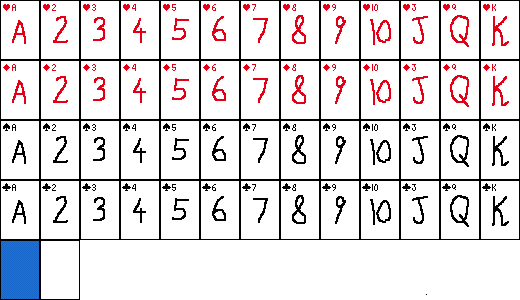
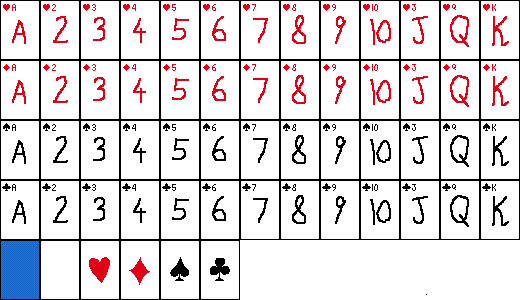
Before/after of a (520, 300) layered artwork. What changed in the layer stack:
painted on "Paint Layer 2" over bbox(80, 240, 240, 256)
painted on "Paint Layer 1" over bbox(80, 240, 240, 300)
painted on "Paint Layer 1 Merged" over bbox(80, 240, 240, 300)